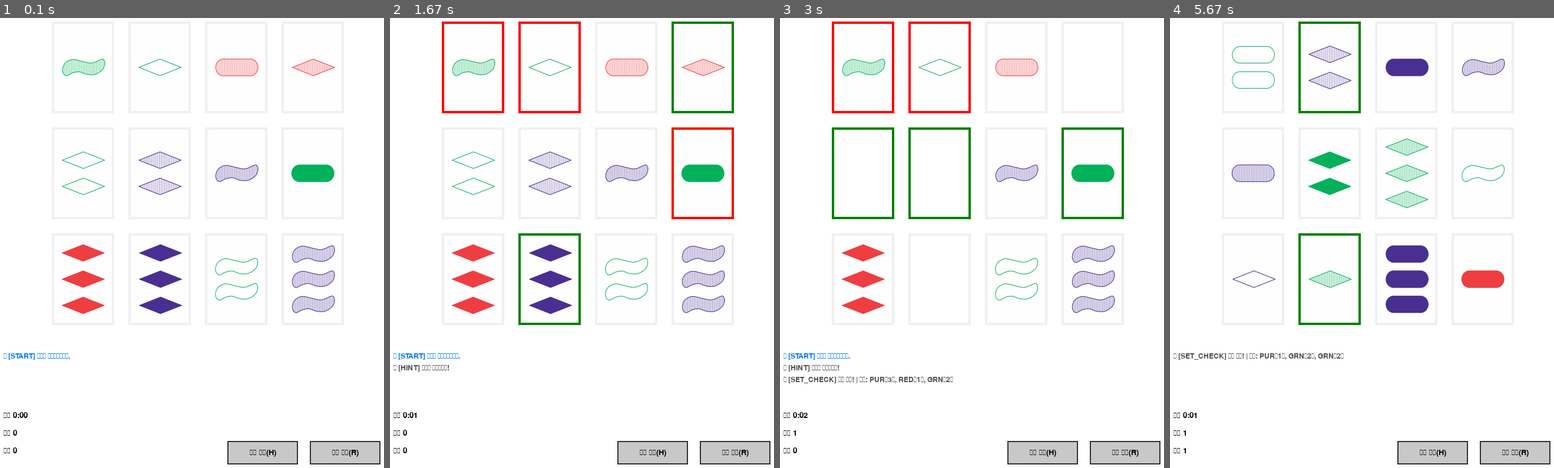
Above: before the commit, frames 1-4 (left to right).
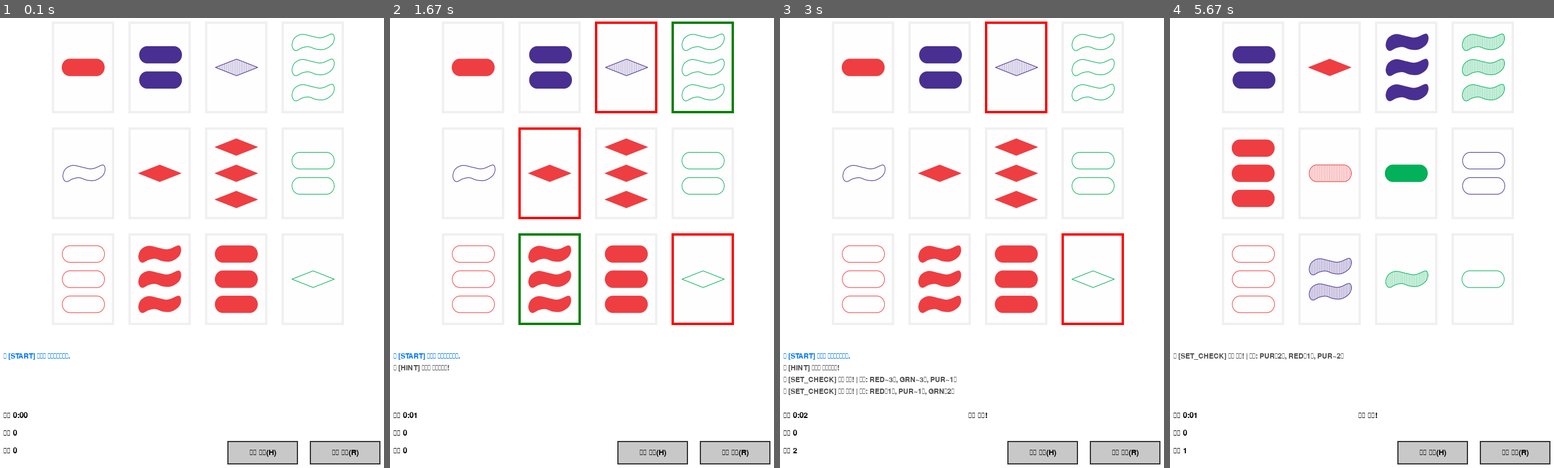
Above: after the commit, the same moments.

Repository: paedison/pygame
Game: pygame game, started from boardgame_set/main.py
Same seed, same stepped clock (60 frames per second), same inputs: the game is played once before the commit and once after it.
Inputs (mouse positions are in pixels of both pictures, inside the frame that each line leads up to):
- Up to frame 1 (0.1 s): no input
- Up to frame 2 (1.67 s): press the mouse at (474, 279) at 0.37 s; move the mouse to (574, 184) at 0.47 s; release the mouse at (678, 90) at 0.6 s; click "힌트 보기(H)" at 0.72 s; press the mouse at (474, 279) at 1.03 s; move the mouse to (516, 265) at 1.13 s; release the mouse at (558, 252) at 1.27 s; press the mouse at (651, 454) at 1.37 s; move the mouse to (674, 256) at 1.47 s; release the mouse at (697, 54) at 1.6 s
- Up to frame 3 (3 s): press the mouse at (1125, 454) at 1.7 s; move the mouse to (991, 297) at 1.8 s; release the mouse at (856, 144) at 1.93 s; press the mouse at (864, 175) at 2.03 s; move the mouse to (906, 153) at 2.13 s; release the mouse at (952, 130) at 2.27 s; press the mouse at (1091, 175) at 2.37 s; move the mouse to (991, 162) at 2.47 s; release the mouse at (887, 148) at 2.6 s; click (1064, 175) at 2.72 s
- Up to frame 4 (5.67 s): click (1465, 144) at 3.05 s; click (1227, 94) at 3.38 s; click "다시 시작(R)" at 4.22 s; click (1235, 81) at 4.55 s; press the mouse at (1481, 175) at 4.87 s; move the mouse to (1408, 117) at 4.97 s; release the mouse at (1331, 58) at 5.1 s; press the mouse at (1331, 175) at 5.2 s; move the mouse to (1342, 211) at 5.3 s; release the mouse at (1354, 252) at 5.43 s; press the mouse at (1515, 454) at 5.53 s; move the mouse to (1411, 373) at 5.63 s

The runs differ from the first frame. In frame 1, 7.9% of the frame differs, in the area x 15-88%, y 3-66%; in frame 2, 10%; in frame 3, 11%, in the area x 0-90%, y 0-97%; in frame 4, 9.4%.

Commit message:
Update boardgame_set main

Diff:
--- a/boardgame_set/main.py
+++ b/boardgame_set/main.py
@@ -103,18 +103,17 @@
     hint_index = 0
     last_click_time = 0
     click_delay = 300  # 밀리초 단위 (0.3초)
-
-    selected_idx = []
-    matched_sets = []
     failure_count = 0
 
     def __init__(self):
-        # self.deck = generate_deck()
-        self.deck = generate_deck(for_test=True)
+        self.deck = generate_deck()
+        # self.deck = generate_deck(for_test=True)
         self.deck_depleted = False
 
         self.sprites: list[CardSprite | None] = self.create_initial_sprites()
         self.hint_sets = self.find_all_sets()
+        self.selected_idx = []
+        self.matched_sets = []
 
     def get_score(self):
         return len(self.matched_sets) * 3
